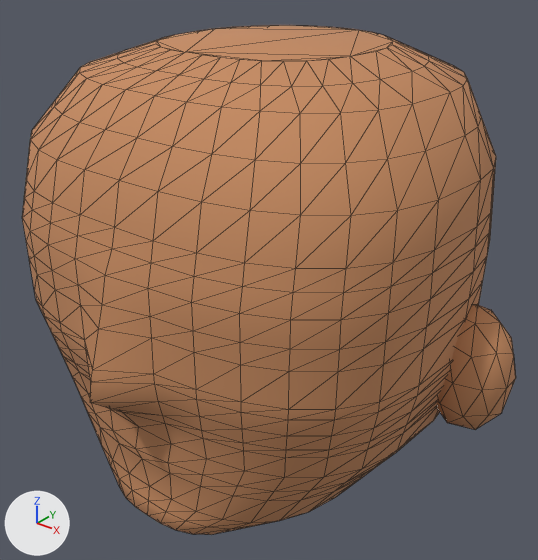
The glTF model public/models/head-scout.glb, before and after one commit.
Both versions are drawn from a camera (50 mm lens) standing at (0.451, -0.552, 0.329) and looking at (0.019, -0.013, -0.006). The axes (+X, +Y, +Z) are drawn at lower left. The lights are the same throughout. The picture after the commit comes second. Mesh edges are drawn as thin lines. Where no turn or scale is listed for an object, it has been applied to the vertices. Vertices at exactly the same position are counted once.

Script lines for the objects in view, before the commit:
```python
mat_skin = principled_material('skin')
mat_skin.base_color = (0.565, 0.258, 0.117)  # orange #c68b60
mat_skin.roughness = 0.88
me_continuous_face_volume = bpy.data.meshes.new('Continuous face volume')
me_continuous_face_volume.from_pydata(...)  # 820 vertices, 1628 faces; spans x -0.275..0.275, y -0.234..0.186, z -0.225..0.225
me_continuous_face_volume.materials.append(mat_skin)  # orange #c68b60
ob_head_scout_head_scout__head_mesh = bpy.data.objects.new('head-scout_head-scout__head_mesh', me_continuous_face_volume)
ob_head_scout_head_scout__head_mesh.location = (0.0, 0.0, 0.0)
```
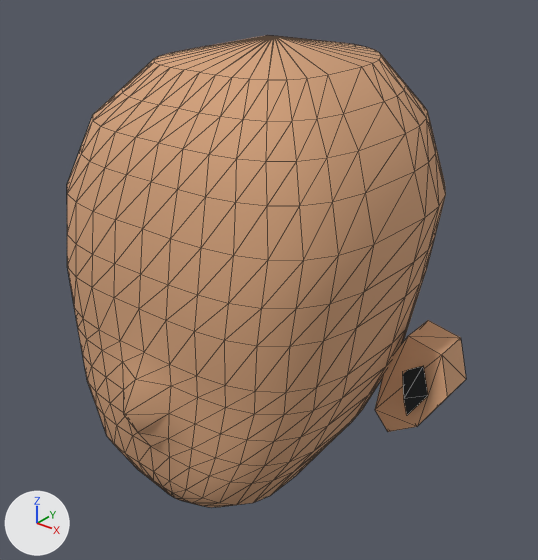
Where the change shows, as pixel boxes [x1, y1, x2, y2] in the pictures (538 x 560 px):
'head-scout_head-scout__head_mesh', recoloured, reshaped (19% narrower, 7% shorter): before [22, 25, 516, 535]; after [67, 35, 466, 508]
part 1 of me_continuous_face_volume, rebuilt (20% narrower, 7% shorter): before [22, 25, 496, 535]; after [67, 35, 446, 508]
part 2 of me_continuous_face_volume, added (beige): after [375, 320, 466, 432]
part 3 of me_continuous_face_volume, deleted (orange): before [437, 305, 516, 430]
part 4 of me_continuous_face_volume, added (black): after [402, 366, 428, 415]

The edits, one by one:
Material 'skin' (mat_skin) changes colour from orange #c68b60 to beige #d3a17a; in linear values from (0.565, 0.258, 0.117) to (0.651, 0.356, 0.195).
Material 'ink.021' (mat_ink_021) is new.
Its base color is (0.00972, 0.0123, 0.0144) (black #191d20).
Its roughness is 0.88.
me_continuous_face_volume is used by ob_head_scout_head_scout__head_mesh; location (0.0, 0.0, 0.0).
Verts and faces of me_continuous_face_volume; kept vertices keep their numbers, new ones are numbered from 820.
me_continuous_face_volume had 820 vertices, 1628 faces and spanned x -0.275..0.275, y -0.234..0.186, z -0.225..0.225.
me_continuous_face_volume now has 550 vertices, 1074 faces and spans x -0.224..0.224, y -0.2..0.187, z -0.208..0.23.
me_continuous_face_volume part 1: the loose piece of 736 vertices spanning x -0.233..0.233, y -0.234..0.186, z -0.225..0.225 is rebuilt with 512 vertices and now spans x -0.174..0.174, y -0.2..0.187, z -0.208..0.23.
me_continuous_face_volume part 2: a new loose piece of 14 vertices spanning x 0.157..0.224, y -0.022..0.037, z -0.119..-0.019, in mat_skin (beige #d3a17a).
me_continuous_face_volume part 3: the loose piece of 42 vertices spanning x 0.195..0.275, y -0.027..0.037, z -0.099..0.029 is deleted.
Part 4, on me_continuous_face_volume:
New vertex 825 is at (0.177, -0.009, -0.055).
New vertex 826 is at (0.199, -0.012, -0.039), pixel (423, 365).
New vertex 827 is at (0.208, -0.015, -0.066), pixel (427, 395).
New vertex 828 is at (0.194, -0.025, -0.089), pixel (406, 415).
New vertex 829 is at (0.19, -0.027, -0.071), pixel (403, 398).
New faces: (825, 829, 826), (827, 829, 828), (826, 829, 827) (mat_ink_021 (black #191d20)).
Other edits to the shape of me_continuous_face_volume do not show in these pictures.
me_continuous_face_volume gains material mat_ink_021 (black #191d20).
